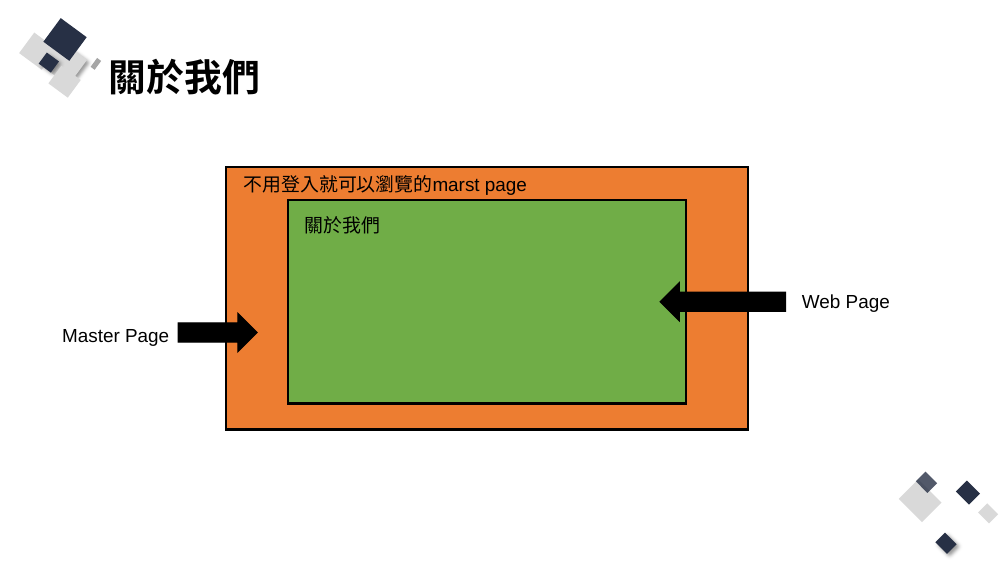
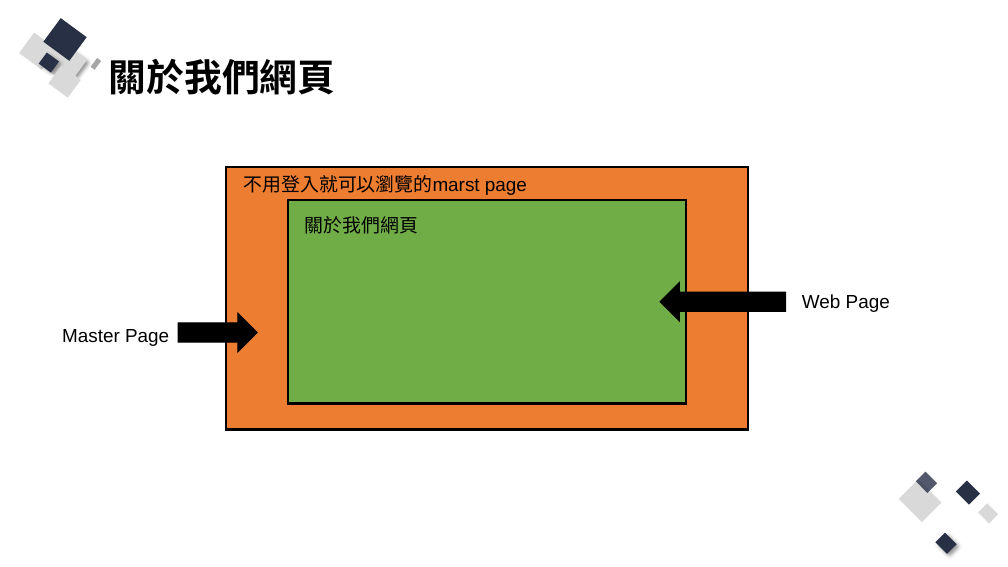
Before and after one commit to Q81JIAXIONG/-, a slide deck: slide 8 of 投影片/4.實作-帳號註冊、登入網頁.pptx (slide 10 before the commit). Drawn at 1008x567 pixels with LibreOffice and Linux fonts; fonts in the diff are those of the drawing. Boxes give left, top, right and bottom in pixels: in the first picture for what was removed or moved away, otherwise in the second. Text is boxed around its words. In the diff, an @@ line names an element or a change of style, - is before the commit and + after.

```diff
--- a/投影片/4.實作-帳號註冊、登入網頁.pptx
+++ b/投影片/4.實作-帳號註冊、登入網頁.pptx
@@ title at [109, 59, 336, 95]: text changed @@
-關於我們
+關於我們網頁
@@ text at [305, 216, 418, 234]: text changed @@
-關於我們
+關於我們網頁
```
Also in this commit, not shown: 6 other slides changed, 12 slides added, 9 other files.
